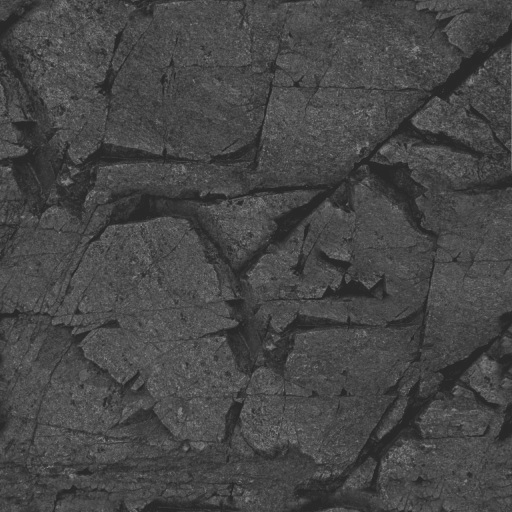
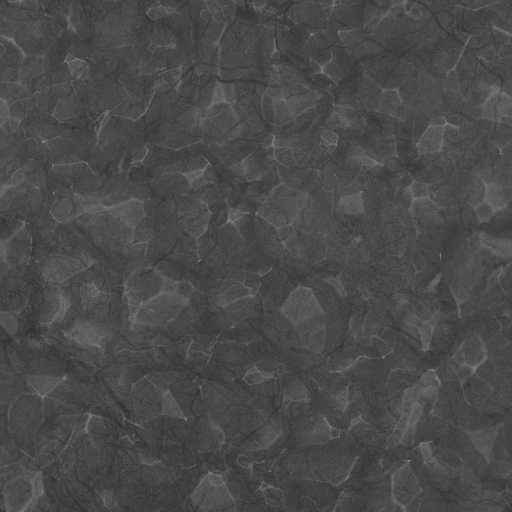
Revision of a layered (512, 512) image; what changed, layer by layer:
added layer "light" (soft light, 31%) above "earth_root.jpg copy #6" over (x1=0, y1=0, x2=512, y2=512)
added layer "earth_root.jpg copy #6" (soft light, 50%) above "granite.jpg copy #2" over (x1=0, y1=0, x2=512, y2=512)
added layer "granite.jpg copy #2" above "granite.jpg copy #1" over (x1=0, y1=0, x2=512, y2=512)
renamed "Hintergrund-Kopie#2" to "granite.jpg copy #1", painted on it over (x1=0, y1=0, x2=512, y2=512)
renamed "Hintergrund-Kopie#1" to "granite.jpg copy", painted on it over (x1=0, y1=0, x2=512, y2=512)
removed layer "Hintergrund-Kopie" over (x1=0, y1=0, x2=512, y2=512)
renamed "Hintergrund" to "granite.jpg", painted on it over (x1=0, y1=0, x2=512, y2=512)
